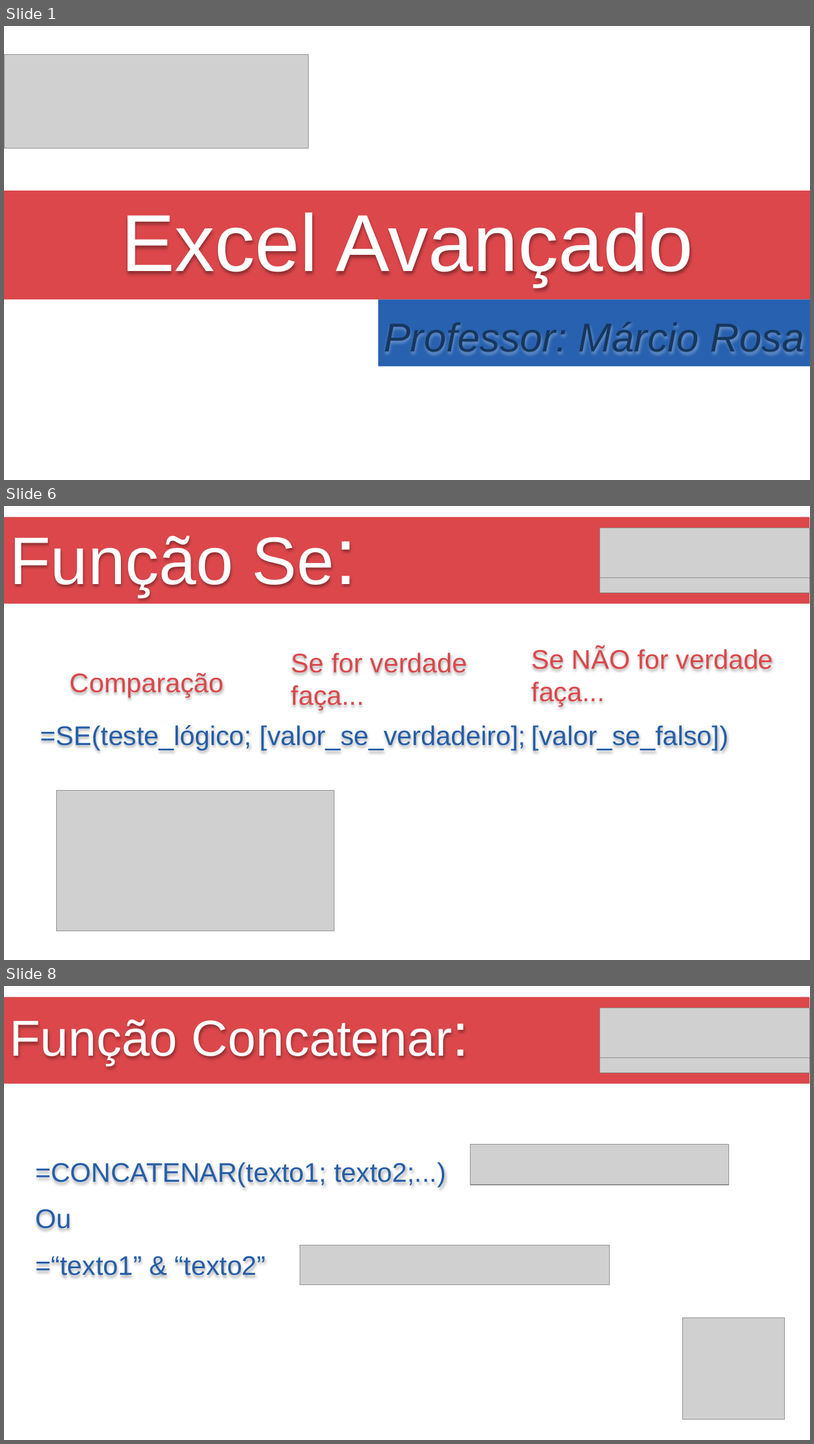
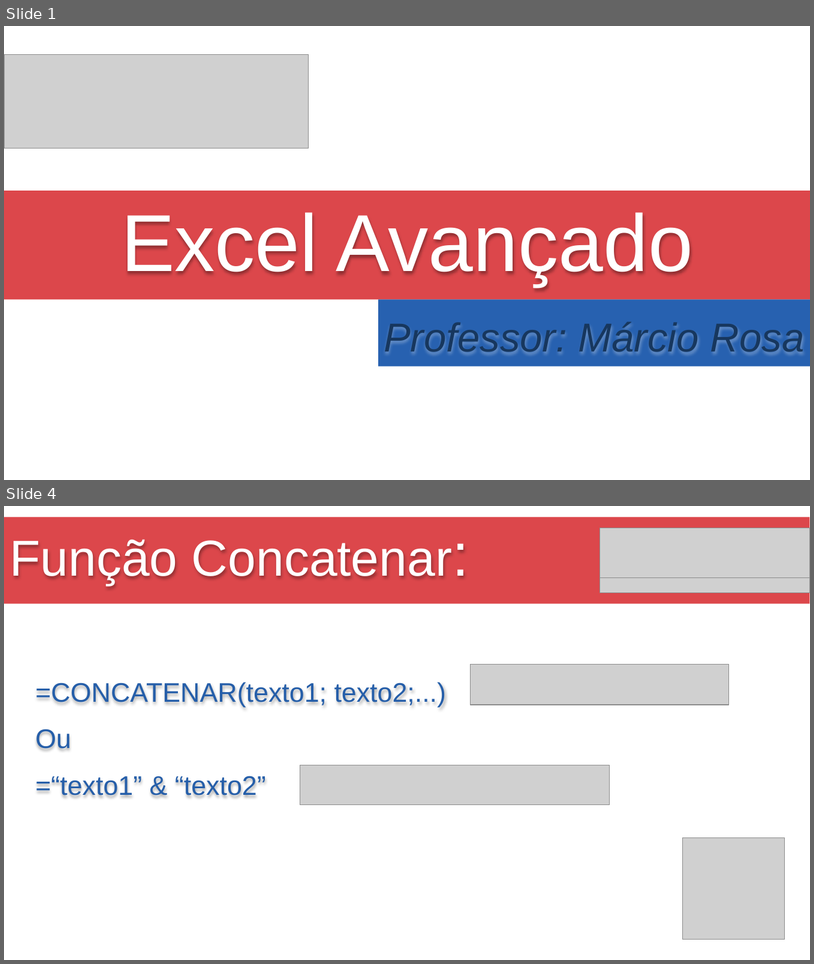
Before and after one commit to Marcsuper/TeachX, a slide deck: Turma 462 - Outubro 2017/Aula 2/Aula de Excel 2.pptx. Shown one above the other, each under a label of ours: slides 1, 6 and 8 before the commit, slides 1 and 4 after it; the slides between them are not shown. The pictures are 814x1444 and 814x964 pixels, drawn with LibreOffice and Linux fonts; fonts in the diff are those of the drawing; grey boxes stand for pictures. Boxes give left, top, right and bottom in pixels: in the first picture for what was removed or moved away, otherwise in the second. Text is boxed around its words. In the diff, an @@ line names an element or a change of style, - is before the commit and + after.

```diff
--- a/Turma 462 - Outubro 2017/Aula 2/Aula de Excel 2.pptx
+++ b/Turma 462 - Outubro 2017/Aula 2/Aula de Excel 2.pptx
@@ slide 6 removed at (x1=4, y1=506, x2=810, y2=960), background #FFFFFF @@
@@ rectangle removed at (x1=4, y1=517, x2=810, y2=603) @@
@@ title removed at (x1=10, y1=535, x2=335, y2=596) @@
-Função Se:
@@ picture removed at (x1=600, y1=528, x2=810, y2=577) @@
@@ picture removed at (x1=600, y1=578, x2=810, y2=593) @@
@@ text removed at (x1=532, y1=648, x2=774, y2=706) @@
-Se NÃO for verdade faça...
@@ text removed at (x1=291, y1=652, x2=468, y2=710) @@
-Se for verdade faça...
@@ text removed at (x1=70, y1=673, x2=224, y2=697) @@
-Comparação
@@ text removed at (x1=41, y1=725, x2=252, y2=750) @@
-=SE(teste_lógico;
@@ text removed at (x1=260, y1=725, x2=526, y2=750) @@
-[valor_se_verdadeiro];
@@ text removed at (x1=532, y1=725, x2=729, y2=750) @@
-[valor_se_falso])
@@ picture removed at (x1=57, y1=790, x2=335, y2=931) @@
@@ what was slide 8 is now slide 4 @@
```
Also in this commit, not shown: 2 slides changed, 1 slide added, 3 other slides removed, 10 other files.
